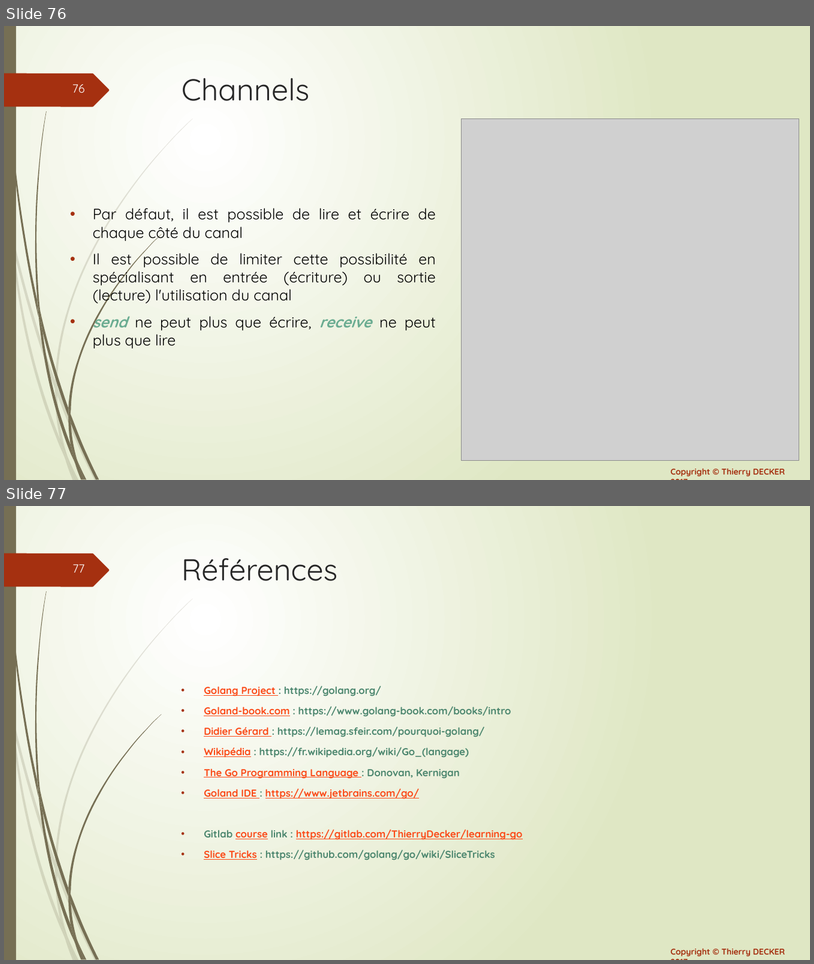
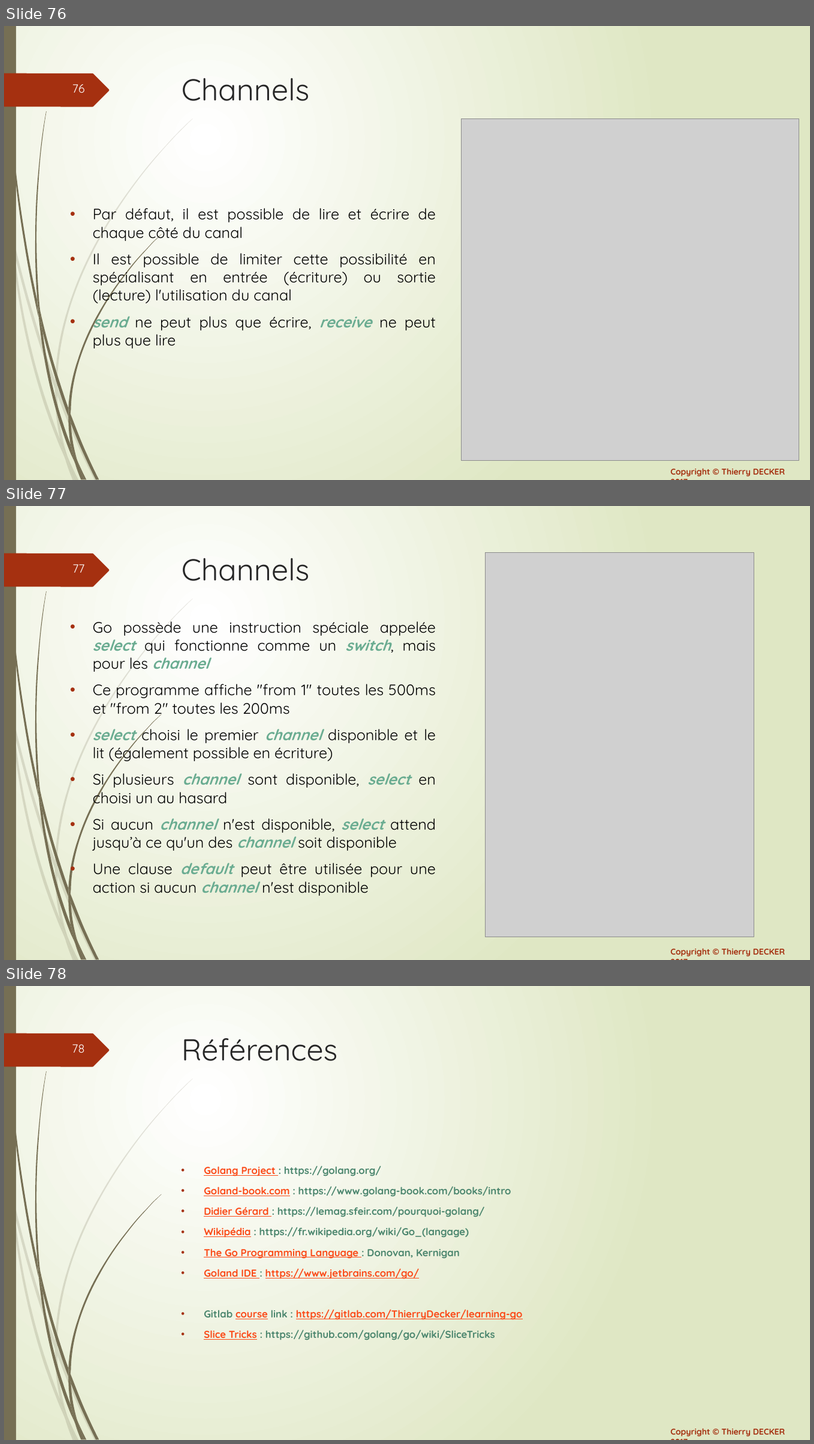
Before and after one commit to thierrydecker/learning-go, a slide deck: documentations/learning-go.pptx. Shown one above the other, each under a label of ours: slides 76 and 77 before the commit, slides 76, 77 and 78 after it. The pictures are 814x964 and 814x1444 pixels, drawn with LibreOffice and Linux fonts; fonts in the diff are those of the drawing; grey boxes stand for pictures. Boxes give left, top, right and bottom in pixels: in the first picture for what was removed or moved away, otherwise in the second. Text is boxed around its words. In the diff, an @@ line names an element or a change of style, - is before the commit and + after.

Commit message:
Added select channels

```diff
--- a/documentations/learning-go.pptx
+++ b/documentations/learning-go.pptx
@@ slide 77 added at (4, 506, 810, 960), background gradient #FFFFFF to #DFE8C4; not listed: 26 template elements that a slide beside it also shows @@
@@ title added at (182, 558, 309, 581), 36 pt, text #262626 @@
+Channels
@@ picture added at (486, 552, 755, 936) @@
@@ text added at (93, 621, 436, 895), 18 pt, text #000000 @@
+• Go possède une instruction spéciale appelée select qui fonctionne comme un switch, mais pour les channel
+• Ce programme affiche "from 1" toutes les 500ms et "from 2" toutes les 200ms
+• select choisi le premier channel disponible et le lit (également possible en écriture)
+• Si plusieurs channel sont disponible, select en choisi un au hasard
+• Si aucun channel n'est disponible, select attend jusqu’à ce qu'un des channel soit disponible
+• Une clause default peut être utilisée pour une action si aucun channel n'est disponible
@@ what was slide 77 is now slide 78 @@
@@ page number at (72, 1044, 84, 1053): text changed @@
-77
+78
```
Also in this commit, not shown: 3 other files.
